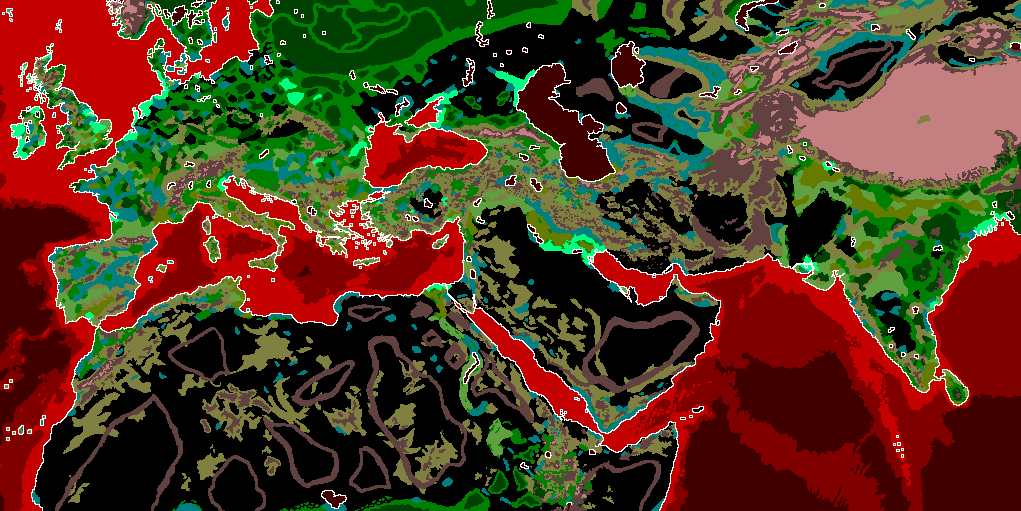
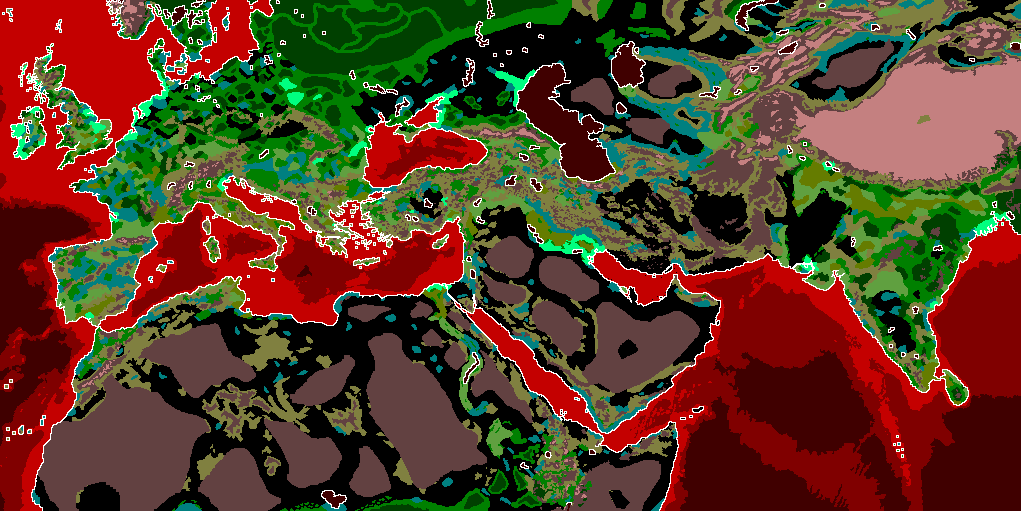
Two versions of the same layered image (w=1021, h=511). Layer-by-layer changes:
painted on "map_ground_types_blocked_access" over [38, 47, 891, 511]
